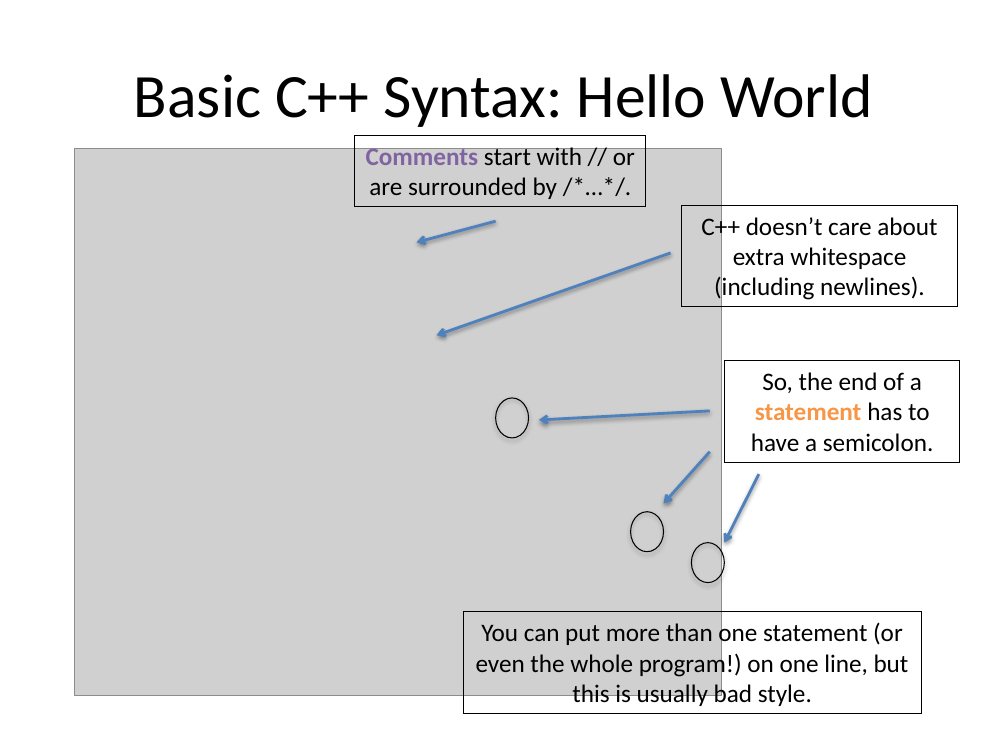
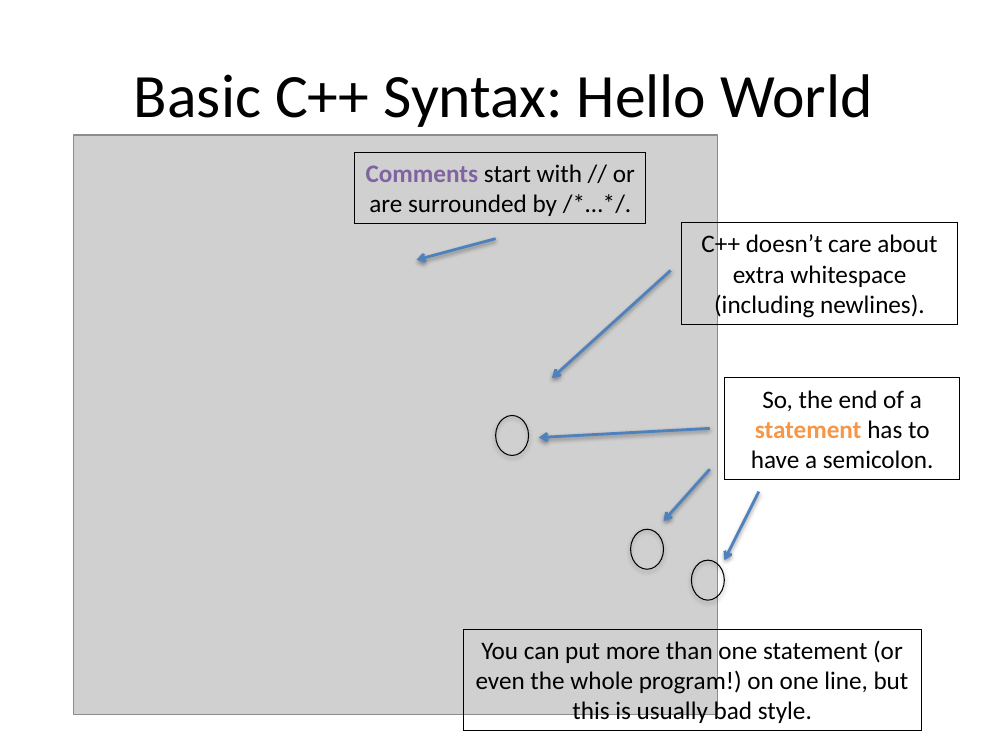
Before and after one commit to devinamatthews/molssi-sss-2017, a slide deck: slide 10 of lectures/c++.pptx (slide 11 before the commit). Drawn at 1008x756 pixels with LibreOffice and Linux fonts; fonts in the diff are those of the drawing; grey boxes stand for pictures. Boxes give left, top, right and bottom in pixels: in the first picture for what was removed or moved away, otherwise in the second. Text is boxed around its words. In the diff, an @@ line names an element or a change of style, - is before the commit and + after.

```diff
--- a/lectures/c++.pptx
+++ b/lectures/c++.pptx
@@ picture: place and size @@
-picture at <box>75,148,722,696</box>
+picture at <box>74,135,718,715</box>
@@ arrow moved from (670, 253) - (436, 336) to (670, 270) - (552, 378) @@
@@ 4 rectangles, 2 ellipses, 1 arrow: place and size @@
-4 rectangles, 2 ellipses, 1 arrow at <box>355,135,961,714</box>
+4 rectangles, 2 ellipses, 1 arrow at <box>355,152,961,731</box>
@@ 3 arrows, 1 ellipse: place and size @@
-3 arrows, 1 ellipse at <box>416,221,759,583</box>
+3 arrows, 1 ellipse at <box>416,239,759,601</box>
```
Also in this commit, not shown: 4 other slides changed, 10 slides added, 1 slide removed, 24 other files.
